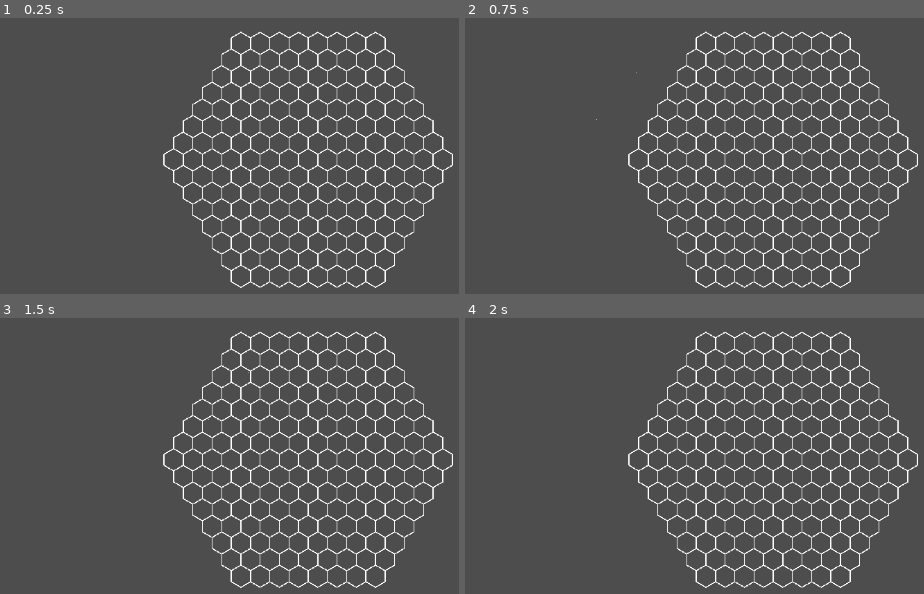
Above: before the commit, frames 1-4 (two rows, left to right).
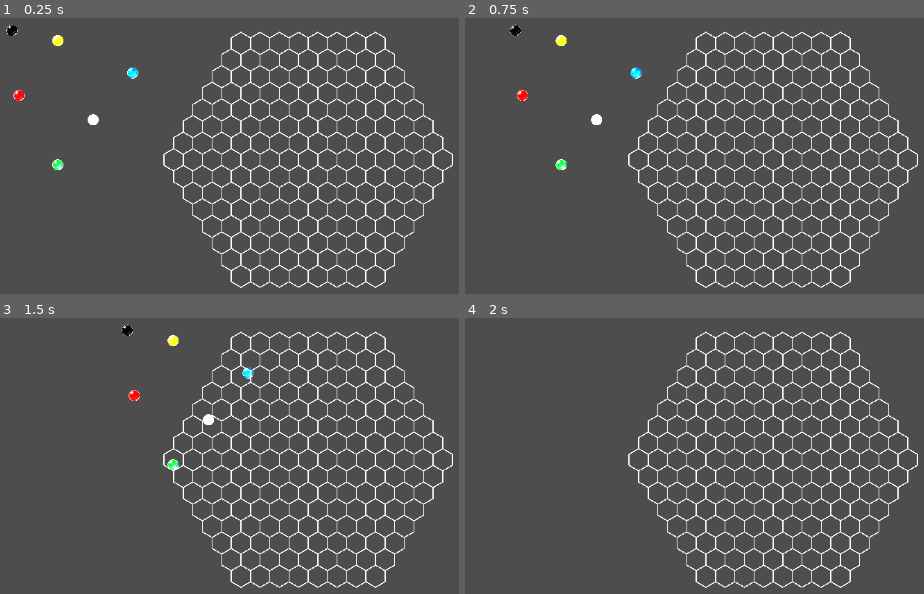
Above: after the commit, the same moments.

Repository: HoshimiyaMukuro499/AfternoonAlgebra
Game: Godot game, scene res://main.tscn
Same seed, same stepped clock (60 frames per second), same inputs: the game is played once before the commit and once after it.
Inputs (mouse positions are in pixels of both pictures, inside the frame that each line leads up to):
- Up to frame 1 (0.25 s): no input
- Up to frame 2 (0.75 s): tap Enter (ui_accept) at 0.5 s; move the mouse to (outside the picture) at 0.52 s; tap 1 at 0.6 s; click (outside the picture) at 0.67 s
- Up to frame 3 (1.5 s): tap Enter (ui_accept) at 0.77, 1.25 s; move the mouse to (146, 483) at 1.27 s; tap 2 at 1.35 s; click (146, 483) at 1.42 s
- Up to frame 4 (2 s): tap Enter (ui_accept) at 1.52 s

The runs differ from the first frame. In frame 1, 0.5% of the frame differs, in the area x 1-31%, y 2-56%; in frame 2, 0.5%; in frame 3, 0.5%; in frame 4, nothing differs.

Commit message:
纹理图片的更新与初始化的尝试

Diff:
--- /dev/null
+++ b/Afternoon_algebra/coding/BoardInitializer.gd
@@ -0,0 +1,100 @@
+# BoardInitializer.gd
+class_name BoardInitializer
+extends Node
+
+# 初始化双方弹珠
+static func initialize_board(hex_grid: HexGrid2D) -> Array[Marble2D]:
+	var all_marbles: Array[Marble2D] = []
+
+	# 红方起始位置（左侧）
+	var red_positions = [
+		Vector2(-3, 0), Vector2(-3, 1), Vector2(-2, -1),
+		Vector2(-2, 0), Vector2(-2, 1), Vector2(-1, -1)
+	]
+
+	# 蓝方起始位置（右侧）
+	var blue_positions = [
+		Vector2(3, -1), Vector2(3, 0), Vector2(2, -2),
+		Vector2(2, -1), Vector2(2, 0), Vector2(1, -2)
+	]
+
+	# 每方的弹珠颜色配置（可根据需求调整）
+	var red_colors = [
+		MarbleConst.MarbleColor.WHITE,
+		MarbleConst.MarbleColor.BLUE,
+		MarbleConst.MarbleColor.GREEN,
+		MarbleConst.MarbleColor.RED,
+		MarbleConst.MarbleColor.BLACK,
+		MarbleConst.MarbleColor.YELLOW
+	]
+
+	var blue_colors = [
+		MarbleConst.MarbleColor.WHITE,
+		MarbleConst.MarbleColor.BLUE,
+		MarbleConst.MarbleColor.GREEN,
+		MarbleConst.MarbleColor.RED,
+		MarbleConst.MarbleColor.BLACK,
+		MarbleConst.MarbleColor.YELLOW
+	]
+
+	# 创建红方弹珠
+	for i in range(red_positions.size()):
+		var marble = _create_marble(red_colors[i], MarbleConst.Camp.RED)
+		hex_grid.place_marble(marble, red_positions[i].x, red_positions[i].y)
+		all_marbles.append(marble)
+
+	# 创建蓝方弹珠
+	for i in range(blue_positions.size()):
+		var marble = _create_marble(blue_colors[i], MarbleConst.Camp.BLUE)
+		hex_grid.place_marble(marble, blue_positions[i].x, blue_positions[i].y)
+		all_marbles.append(marble)
+
+	print("初始化完成：创建了 %d 个弹珠" % all_marbles.size())
+	return all_marbles
+
+# 创建弹珠实例
+static func _create_marble(color: int, camp: int) -> Marble2D:
+	var scene_path = _get_marble_scene_path(color)
+	var scene = load(scene_path)
+	var marble: Marble2D
+
+	if scene:
+		marble = scene.instantiate()
+	else:
+		# 如果找不到专用场景，使用通用的 Marble2D 节点
+		marble = Marble2D.new()
+
+		# 添加 Sprite2D 子节点
+		var sprite = Sprite2D.new()
+		sprite.name = "Sprite"
+		marble.add_child(sprite)
+
+		# 添加 CollisionShape2D
+		var collision = CollisionShape2D.new()
+		var shape = CircleShape2D.new()
+		shape.radius = 16
+		collision.shape = shape
+		marble.add_child(collision)
+
+	marble.color = color
+	marble.camp = camp
+	marble.is_alive = true
+
+	return marble
+
+static func _get_marble_scene_path(color: int) -> String:
+	match color:
+		MarbleConst.MarbleColor.WHITE:
+			return "res://scenes/WhiteMarble.tscn"
+		MarbleConst.MarbleColor.BLUE:
+			return "res://scenes/BlueMarble.tscn"
+		MarbleConst.MarbleColor.GREEN:
+			return "res://scenes/GreenMarble.tscn"
+		MarbleConst.MarbleColor.RED:
+			return "res://scenes/RedMarble.tscn"
+		MarbleConst.MarbleColor.BLACK:
+			return "res://scenes/BlackMarble.tscn"
+		MarbleConst.MarbleColor.YELLOW:
+			return "res://scenes/YellowMarble.tscn"
+		_:
+			return ""
--- a/Afternoon_algebra/coding/Marble2D.gd
+++ b/Afternoon_algebra/coding/Marble2D.gd
@@ -43,14 +43,18 @@
 			hex_grid = root.find_child("HexGrid2D", true, false)
 
 	if hex_grid:
-		if has_meta("hex_pos"):
-			hex_coord = get_meta("hex_pos")
+		# 关键修复：从棋盘获取实际位置，而不是依赖 meta
+		var pos = hex_grid.get_marble_hex(self)
+		if pos != Vector2.ZERO:
+			hex_coord = pos
 		else:
-			hex_coord = Vector2.ZERO  # 尚未放置，暂用原点
-			# 如果你希望外部放置后自动更新，可以在这里不强制设置
+			hex_coord = Vector2.ZERO
 	else:
 		push_error("Marble2D: 找不到 HexGrid2D 棋盘节点")
 
+# 添加一个外部方法设置位置同时同步缓存
+func update_hex_coord(new_coord: Vector2) -> void:
+	hex_coord = new_coord
 
 # 高亮选中弹珠
 func highlight() -> void:
--- /dev/null
+++ b/Afternoon_algebra/coding/blue_marble.tscn
@@ -0,0 +1,39 @@
+[gd_scene format=3 uid="uid://dnfxg8qiu2u5w"]
+
+[ext_resource type="Script" uid="uid://e4ly1u2usr2f" path="res://blue_marble.gd" id="1_2hpm7"]
+[ext_resource type="Texture2D" uid="uid://untm0cuhq4nt" path="res://72ecbf01174f9811d8d12cb4db99ff12.png" id="2_ut57a"]
+
+[sub_resource type="SphereMesh" id="SphereMesh_272bh"]
+
+[sub_resource type="CircleShape2D" id="CircleShape2D_5vw27"]
+
+[node name="BlueMarble" type="Area2D" unique_id=1679746026 groups=["marbles"]]
+script = ExtResource("1_2hpm7")
+color = 1
+
+[node name="Mesh" type="MeshInstance2D" parent="." unique_id=748534265]
+mesh = SubResource("SphereMesh_272bh")
+
+[node name="CollisionShape2D" type="CollisionShape2D" parent="." unique_id=1152933607]
+position = Vector2(133, 24.7)
+shape = SubResource("CircleShape2D_5vw27")
+
+[node name="UI" type="CanvasLayer" parent="." unique_id=1479019864]
+
+[node name="MessageLabel" type="Label" parent="UI" unique_id=1911828784]
+offset_left = -557.0
+offset_top = -265.0
+offset_right = -517.0
+offset_bottom = -242.0
+text = "This is Message Label."
+
+[node name="TurnLabel" type="Label" parent="UI" unique_id=59038540]
+offset_left = -563.0
+offset_top = -306.0
+offset_right = -523.0
+offset_bottom = -283.0
+text = "This is Turn Label."
+
+[node name="Sprite" type="Sprite2D" parent="." unique_id=947161812]
+scale = Vector2(0.01, 0.01)
+texture = ExtResource("2_ut57a")
--- a/Afternoon_algebra/coding/hex_grid_2d.gd
+++ b/Afternoon_algebra/coding/hex_grid_2d.gd
@@ -43,6 +43,10 @@
 	marble.set_meta("hex_pos", hex_pos)
 	marble.position = hex_to_world(q, r)
 
+		# 关键修复：如果是 Marble2D 实例，同步其缓存坐标
+	if marble is Marble2D:
+		marble.update_hex_coord(hex_pos)
+
 #这里应该是原来的“辅助功能”
 # 从棋盘上移除指定坐标的弹珠
 func remove_marble(q: int, r: int) -> void:
--- a/Afternoon_algebra/coding/main.tscn
+++ b/Afternoon_algebra/coding/main.tscn
@@ -2,19 +2,20 @@
 
 [ext_resource type="Script" uid="uid://bmes0p5f4xlb2" path="res://InputHandler.gd" id="1_1bvp3"]
 [ext_resource type="Script" uid="uid://dw76x6xynmui5" path="res://GameManager.gd" id="1_lquwl"]
-[ext_resource type="Script" path="res://Marble2D.gd" id="2_7mycd"]
-[ext_resource type="Script" uid="uid://c70vkud42up1n" path="res://white_marble.gd" id="3_lquwl"]
+[ext_resource type="Script" uid="uid://rxongw37k117" path="res://Marble2D.gd" id="2_7mycd"]
+[ext_resource type="PackedScene" uid="uid://ibkdkn0j4cgh" path="res://white_marble.tscn" id="3_2cqfq"]
 [ext_resource type="Script" uid="uid://e4ly1u2usr2f" path="res://blue_marble.gd" id="4_7mycd"]
 [ext_resource type="Script" uid="uid://b8ugwsr7b2cbf" path="res://hex_grid_2d.gd" id="5_7mycd"]
 [ext_resource type="Script" uid="uid://dkwsi85yatbam" path="res://green_marble.gd" id="5_efxa6"]
 [ext_resource type="Script" uid="uid://or3yeule5hx8" path="res://red_marble.gd" id="6_dg77c"]
+[ext_resource type="Texture2D" uid="uid://untm0cuhq4nt" path="res://72ecbf01174f9811d8d12cb4db99ff12.png" id="6_ycdy4"]
 [ext_resource type="Script" uid="uid://gji5k7jtkidb" path="res://hex_grid_drawer.gd" id="7_272bh"]
 [ext_resource type="Script" uid="uid://d2decfg5lat0m" path="res://black_marble.gd" id="7_ycdy4"]
 [ext_resource type="Script" uid="uid://dugqeam5wnmeo" path="res://yellow_marble.gd" id="8_w48qg"]
-
-[sub_resource type="SphereMesh" id="SphereMesh_lquwl"]
-
-[sub_resource type="CircleShape2D" id="CircleShape2D_272bh"]
+[ext_resource type="Texture2D" uid="uid://7fa2hcthmnyx" path="res://e0b8bb4e61a2c84b61cb88da0639f13f.png" id="8_yaehf"]
+[ext_resource type="Texture2D" uid="uid://cvslydebirwfe" path="res://51aaad4f97bb00788f135d0f723e824b.png" id="10_074og"]
+[ext_resource type="Texture2D" uid="uid://d20doactpqupv" path="res://b764655fb551105500b3ff458d9a265f.png" id="12_cegan"]
+[ext_resource type="Texture2D" uid="uid://fk7x144uh6qy" path="res://448f9290e54cf220665a9acb90b58e08.png" id="14_82xsv"]
 
 [sub_resource type="SphereMesh" id="SphereMesh_272bh"]
 
@@ -64,20 +65,8 @@
 position = Vector2(-62, 74.7)
 script = ExtResource("2_7mycd")
 
-[node name="WhiteMarble" type="Area2D" parent="Marble_Rigid/Marble" unique_id=1304230792 groups=["marbles"]]
+[node name="WhiteMarble" parent="Marble_Rigid/Marble" unique_id=528923663 instance=ExtResource("3_2cqfq")]
 position = Vector2(51, 113.7)
-script = ExtResource("3_lquwl")
-color = null
-camp = null
-
-[node name="Mesh" type="MeshInstance2D" parent="Marble_Rigid/Marble/WhiteMarble" unique_id=1869383307]
-mesh = SubResource("SphereMesh_lquwl")
-
-[node name="CollisionShape2D" type="CollisionShape2D" parent="Marble_Rigid/Marble/WhiteMarble" unique_id=2060242595]
-position = Vector2(143, 16.7)
-shape = SubResource("CircleShape2D_272bh")
-
-[node name="Sprite" type="Sprite2D" parent="Marble_Rigid/Marble/WhiteMarble" unique_id=1455492384]
 
 [node name="BlueMarble" type="Area2D" parent="Marble_Rigid/Marble" unique_id=1085971219 groups=["marbles"]]
 position = Vector2(108, 46.7)
@@ -108,14 +97,18 @@
 text = "This is Turn Label."
 
 [node name="Sprite" type="Sprite2D" parent="Marble_Rigid/Marble/BlueMarble" unique_id=1992537419]
+scale = Vector2(0.01, 0.01)
+texture = ExtResource("6_ycdy4")
 
 [node name="CollisionShape2D" type="CollisionShape2D" parent="Marble_Rigid/Marble" unique_id=1979226030]
 position = Vector2(90, 79.7)
 shape = SubResource("CircleShape2D_kek77")
 
 [node name="Sprite" type="Sprite2D" parent="Marble_Rigid/Marble" unique_id=1717806886]
+position = Vector2(214, -41.699997)
 
-[node name="GreenMarble" type="Area2D" parent="Marble_Rigid/Marble" unique_id=1740909634]
+[node name="GreenMarble" type="Area2D" parent="Marble_Rigid/Marble" unique_id=1740909634 groups=["marbles"]]
+position = Vector2(0, 179.3)
 script = ExtResource("5_efxa6")
 
 [node name="Mesh" type="MeshInstance2D" parent="Marble_Rigid/Marble/GreenMarble" unique_id=1989198083]
@@ -125,8 +118,11 @@
 shape = SubResource("CircleShape2D_2cqfq")
 
 [node name="Sprite" type="Sprite2D" parent="Marble_Rigid/Marble/GreenMarble" unique_id=1649386565]
+scale = Vector2(0.01, 0.01)
+texture = ExtResource("8_yaehf")
 
-[node name="RedMarble" type="Area2D" parent="Marble_Rigid/Marble" unique_id=866384609]
+[node name="RedMarble" type="Area2D" parent="Marble_Rigid/Marble" unique_id=866384609 groups=["marbles"]]
+position = Vector2(-56, 79.3)
 script = ExtResource("6_dg77c")
 
 [node name="Mesh" type="MeshInstance2D" parent="Marble_Rigid/Marble/RedMarble" unique_id=1098653701]
@@ -136,8 +132,11 @@
 shape = SubResource("CircleShape2D_074og")
 
 [node name="Sprite" type="Sprite2D" parent="Marble_Rigid/Marble/RedMarble" unique_id=971682574]
+scale = Vector2(0.01, 0.01)
+texture = ExtResource("10_074og")
 
-[node name="BlackMarble" type="Area2D" parent="Marble_Rigid/Marble" unique_id=193105339]
+[node name="BlackMarble" type="Area2D" parent="Marble_Rigid/Marble" unique_id=193105339 groups=["marbles"]]
+position = Vector2(-66, -14.699997)
 script = ExtResource("7_ycdy4")
 
 [node name="Mesh" type="MeshInstance2D" parent="Marble_Rigid/Marble/BlackMarble" unique_id=1511627482]
@@ -147,8 +146,10 @@
 shape = SubResource("CircleShape2D_82xsv")
 
 [node name="Sprite" type="Sprite2D" parent="Marble_Rigid/Marble/BlackMarble" unique_id=890034287]
+scale = Vector2(0.01, 0.01)
+texture = ExtResource("12_cegan")
 
-[node name="YellowMarble" type="Area2D" parent="Marble_Rigid/Marble" unique_id=2083973639]
+[node name="YellowMarble" type="Area2D" parent="Marble_Rigid/Marble" unique_id=2083973639 groups=["marbles"]]
 script = ExtResource("8_w48qg")
 
 [node name="Mesh" type="MeshInstance2D" parent="Marble_Rigid/Marble/YellowMarble" unique_id=928910958]
@@ -158,6 +159,8 @@
 shape = SubResource("CircleShape2D_ryguw")
 
 [node name="Sprite" type="Sprite2D" parent="Marble_Rigid/Marble/YellowMarble" unique_id=879982723]
+scale = Vector2(0.01, 0.01)
+texture = ExtResource("14_82xsv")
 
 [node name="CollisionShape2D" type="CollisionShape2D" parent="Marble_Rigid" unique_id=941855440]
 position = Vector2(140, 202.7)
--- /dev/null
+++ b/Afternoon_algebra/coding/white_marble.tscn
@@ -0,0 +1,23 @@
+[gd_scene format=3 uid="uid://ibkdkn0j4cgh"]
+
+[ext_resource type="Script" uid="uid://c70vkud42up1n" path="res://white_marble.gd" id="1_1ubuk"]
+[ext_resource type="Texture2D" uid="uid://c7kvtfibin8yk" path="res://e38f2b561d3b4729548c49c70ff55bfc_副本.png" id="2_0cbva"]
+
+[sub_resource type="SphereMesh" id="SphereMesh_lquwl"]
+
+[sub_resource type="CircleShape2D" id="CircleShape2D_272bh"]
+
+[node name="WhiteMarble" type="Area2D" unique_id=528923663 groups=["marbles"]]
+script = ExtResource("1_1ubuk")
+
+[node name="Mesh" type="MeshInstance2D" parent="." unique_id=1653220859]
+mesh = SubResource("SphereMesh_lquwl")
+
+[node name="CollisionShape2D" type="CollisionShape2D" parent="." unique_id=1744166380]
+position = Vector2(143, 16.7)
+shape = SubResource("CircleShape2D_272bh")
+
+[node name="SpriteWhite" type="Sprite2D" parent="." unique_id=102529914]
+position = Vector2(0, 0.6000061)
+scale = Vector2(0.01, 0.01)
+texture = ExtResource("2_0cbva")
Binary file added: Afternoon_algebra/coding/448f9290e54cf220665a9acb90b58e08.png
Not shown, added: Afternoon_algebra/coding/448f9290e54cf220665a9acb90b58e08.png.import
Binary file added: Afternoon_algebra/coding/51aaad4f97bb00788f135d0f723e824b.png
Not shown, added: Afternoon_algebra/coding/51aaad4f97bb00788f135d0f723e824b.png.import
Binary file added: Afternoon_algebra/coding/72ecbf01174f9811d8d12cb4db99ff12.png
Not shown, added: Afternoon_algebra/coding/72ecbf01174f9811d8d12cb4db99ff12.png.import
Not shown, added: Afternoon_algebra/coding/BoardInitializer.gd.uid
Binary file added: Afternoon_algebra/coding/b764655fb551105500b3ff458d9a265f.png
Not shown, added: Afternoon_algebra/coding/b764655fb551105500b3ff458d9a265f.png.import
Binary file added: Afternoon_algebra/coding/e0b8bb4e61a2c84b61cb88da0639f13f.png
Not shown, added: Afternoon_algebra/coding/e0b8bb4e61a2c84b61cb88da0639f13f.png.import
Binary file added: Afternoon_algebra/coding/e38f2b561d3b4729548c49c70ff55bfc_副本.png
(and 3 more such lines)
